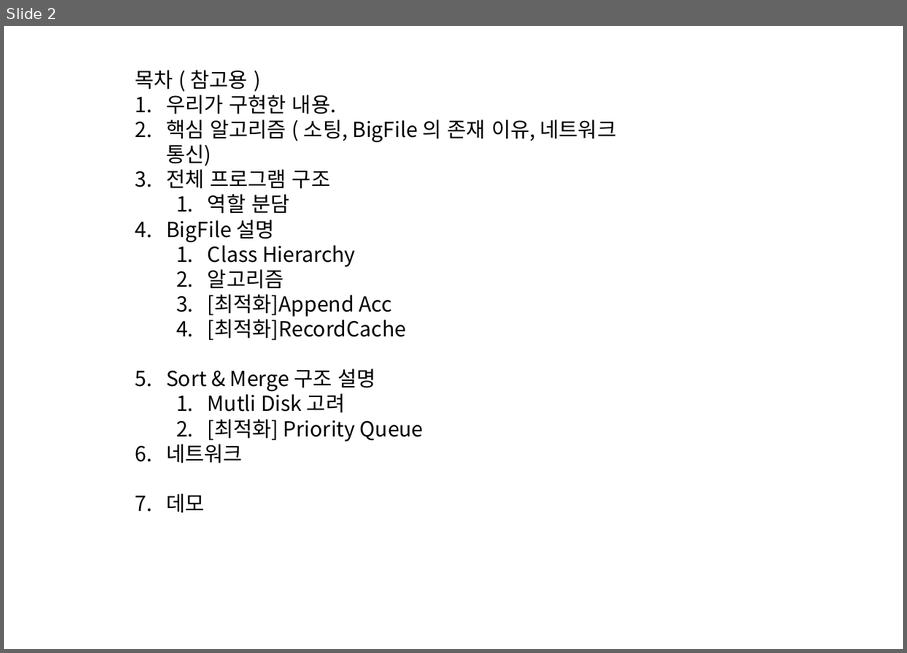
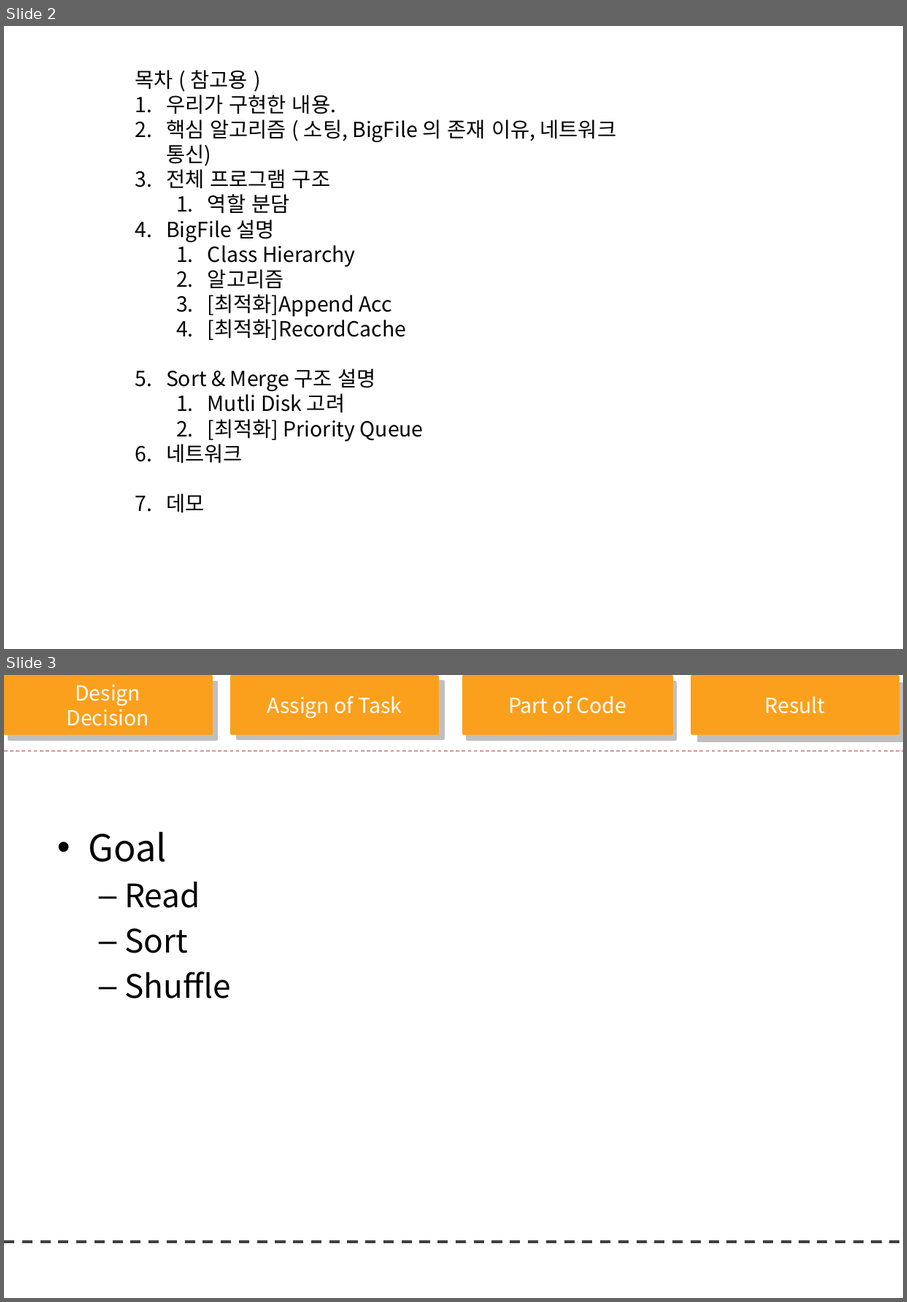
Before and after one commit to clover3/orange, a slide deck: Document/orange_progress.pptx. Shown one above the other, each under a label of ours: slide 2 before the commit, slides 2 and 3 after it. The pictures are 907x653 and 907x1302 pixels, drawn with LibreOffice and Linux fonts; fonts in the diff are those of the drawing; background and template pictures are left out. Boxes give left, top, right and bottom in pixels: in the first picture for what was removed or moved away, otherwise in the second. Text is boxed around its words. In the diff, an @@ line names an element or a change of style, - is before the commit and + after.

```diff
--- a/Document/orange_progress.pptx
+++ b/Document/orange_progress.pptx
@@ slide 3 added at (4, 675, 903, 1298), background #FFFFFF @@
@@ rectangle added at (4, 676, 211, 734), fill #FBA01C, outline #FBA01C 2 pt, 18 pt, text #FFFFFF @@
+Design
+Decision
@@ rectangle added at (9, 682, 216, 739), fill #BFBFBF, outline #BFBFBF 2 pt, 18 pt, text #FFFFFF @@
+22-25
@@ rectangle added at (232, 676, 438, 734), fill #FBA01C, outline #FBA01C 2 pt, 18 pt, text #FFFFFF @@
+Assign of Task
@@ rectangle added at (238, 682, 444, 739), fill #BFBFBF, outline #BFBFBF 2 pt, 18 pt, text #FFFFFF @@
+22-25
@@ rectangle added at (464, 676, 673, 734), fill #FBA01C, outline #FBA01C 2 pt, 18 pt, text #FFFFFF @@
+Part of Code
@@ rectangle added at (468, 682, 676, 739), fill #BFBFBF, outline #BFBFBF 2 pt, 18 pt, text #FFFFFF @@
+22-25
@@ rectangle added at (692, 676, 899, 734), fill #FBA01C, outline #FBA01C 2 pt, 18 pt, text #FFFFFF @@
+Result
@@ rectangle added at (699, 683, 903, 741), fill #BFBFBF, outline #BFBFBF 2 pt, 18 pt, text #FFFFFF @@
+22-25
@@ line added from (4, 752) to (903, 752), #D99694 0.75 pt dashed @@
@@ text added at (89, 831, 230, 998), 28 pt, text #000000 @@
+• Goal
+  – Read
+  – Sort
+  – Shuffle
@@ line added from (4, 1241) to (903, 1241), #404040 2.25 pt dashed @@
```
Also in this commit, not shown: 4 slides changed, 8 other slides added, 3 slides removed.
